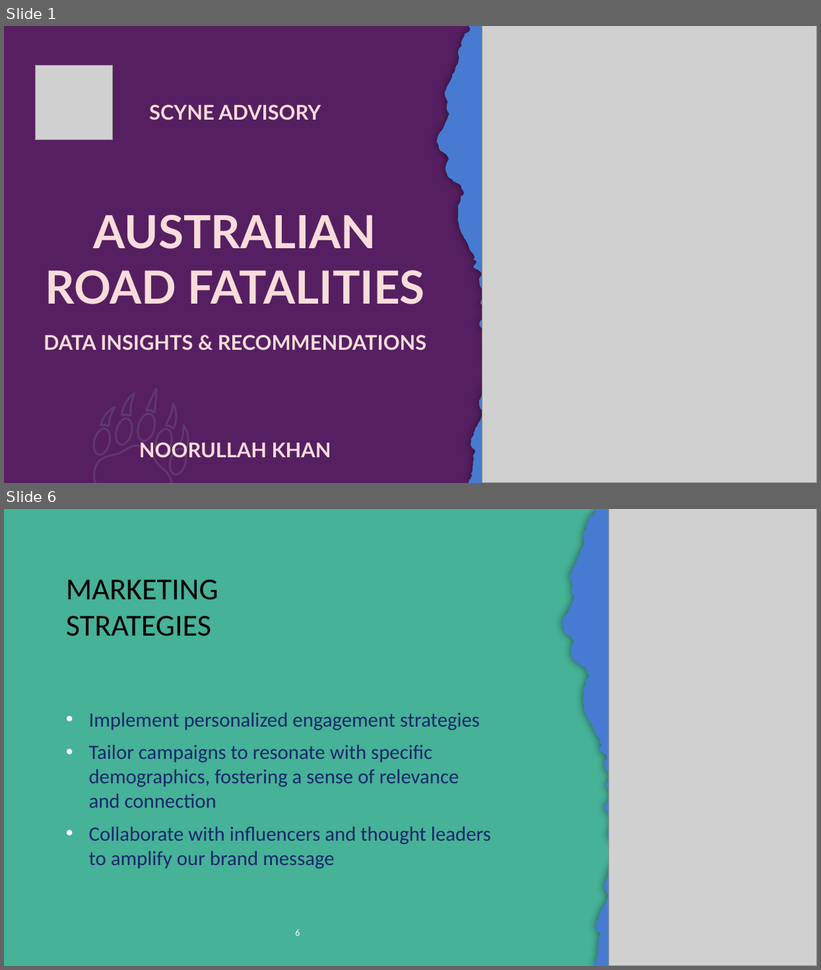
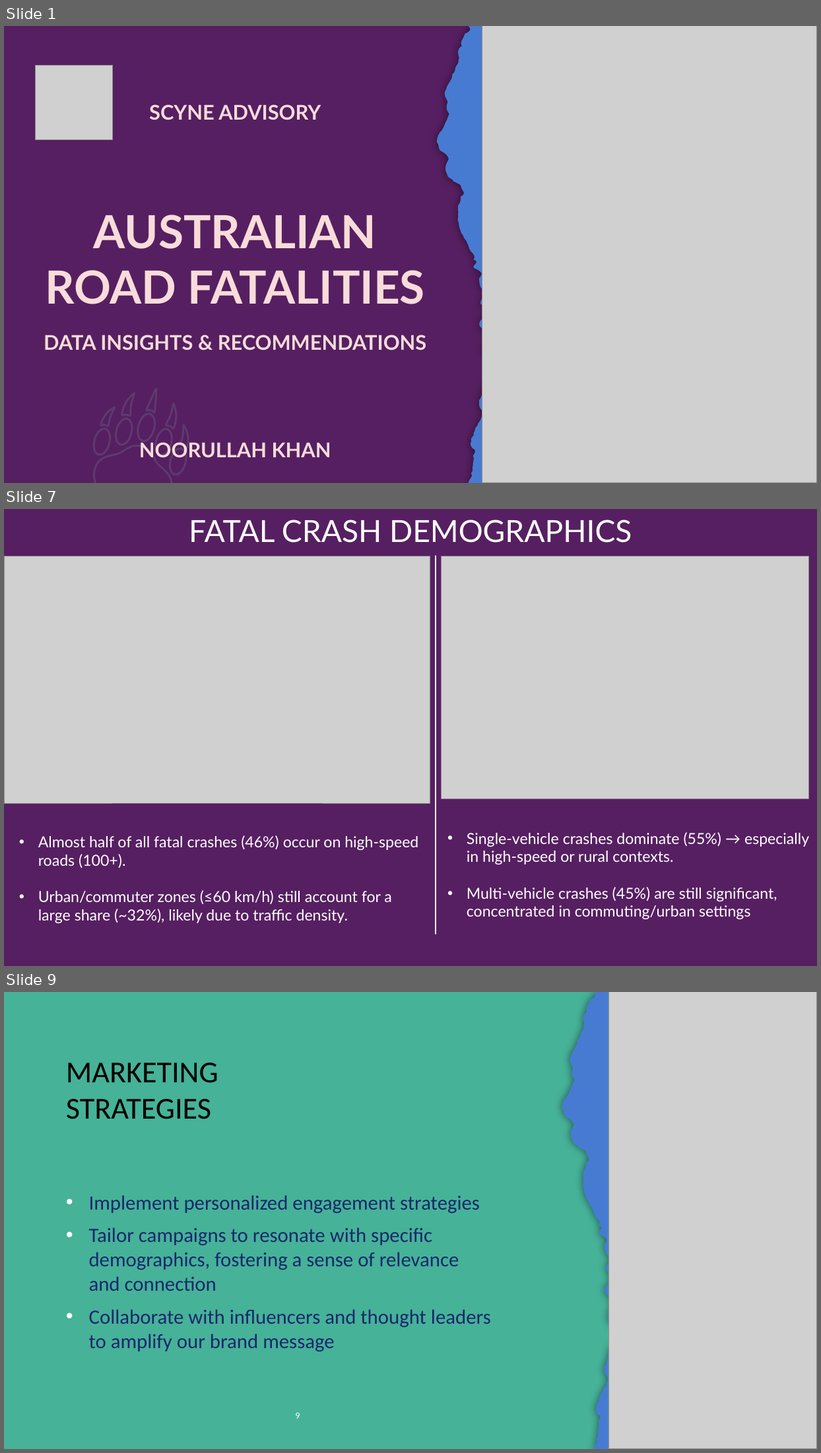
Before and after one commit to NoorullahMuhammadKhan/Noorullah-Khan-Github-Repository, a slide deck: Scyne Advisory Interview/Scyne Advisory Presentation.pptx. Shown one above the other, each under a label of ours: slides 1 and 6 before the commit, slides 1, 7 and 9 after it; the slides between them are not shown. The pictures are 821x970 and 821x1453 pixels, drawn with LibreOffice and Linux fonts; fonts in the diff are those of the drawing; grey boxes stand for pictures; background and template pictures are left out. Boxes give left, top, right and bottom in pixels: in the first picture for what was removed or moved away, otherwise in the second. Text is boxed around its words. In the diff, an @@ line names an element or a change of style, - is before the commit and + after.

```diff
--- a/Scyne Advisory Interview/Scyne Advisory Presentation.pptx
+++ b/Scyne Advisory Interview/Scyne Advisory Presentation.pptx
@@ slide 7 added at [4, 509, 817, 966], background picture (left out) @@
@@ title added at [189, 520, 632, 543], 36 pt, text #FFFFFF @@
+FATAL CRASH DEMOGRAPHICS
@@ picture added at [4, 556, 430, 803] @@
@@ line added from (436, 556) to (436, 934), #FFFFFF 1.5 pt @@
@@ picture added at [442, 556, 809, 799] @@
@@ text added at [38, 836, 418, 924], 18 pt, text #FFFFFF @@
+• Almost half of all fatal crashes (46%) occur on high-speed roads (100+).
+• Urban/commuter zones (≤60 km/h) still account for a large share (~32%), likely due to traffic density.
@@ text added at [467, 832, 809, 920], 18 pt, text #FFFFFF @@
+• Single-vehicle crashes dominate (55%) → especially in high-speed or rural contexts.
+• Multi-vehicle crashes (45%) are still significant, concentrated in commuting/urban settings
@@ what was slide 6 is now slide 9 @@
@@ page number at [295, 1413, 300, 1419]: text changed @@
-6
+9
```
Also in this commit, not shown: 2 slides changed, 4 other slides added, 2 slides removed, 1 other file.
